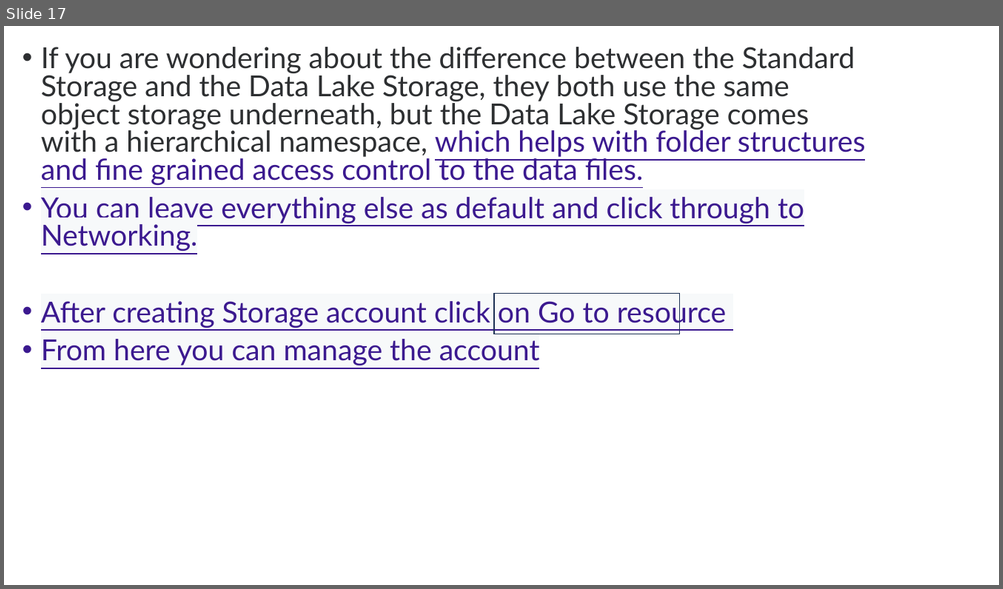
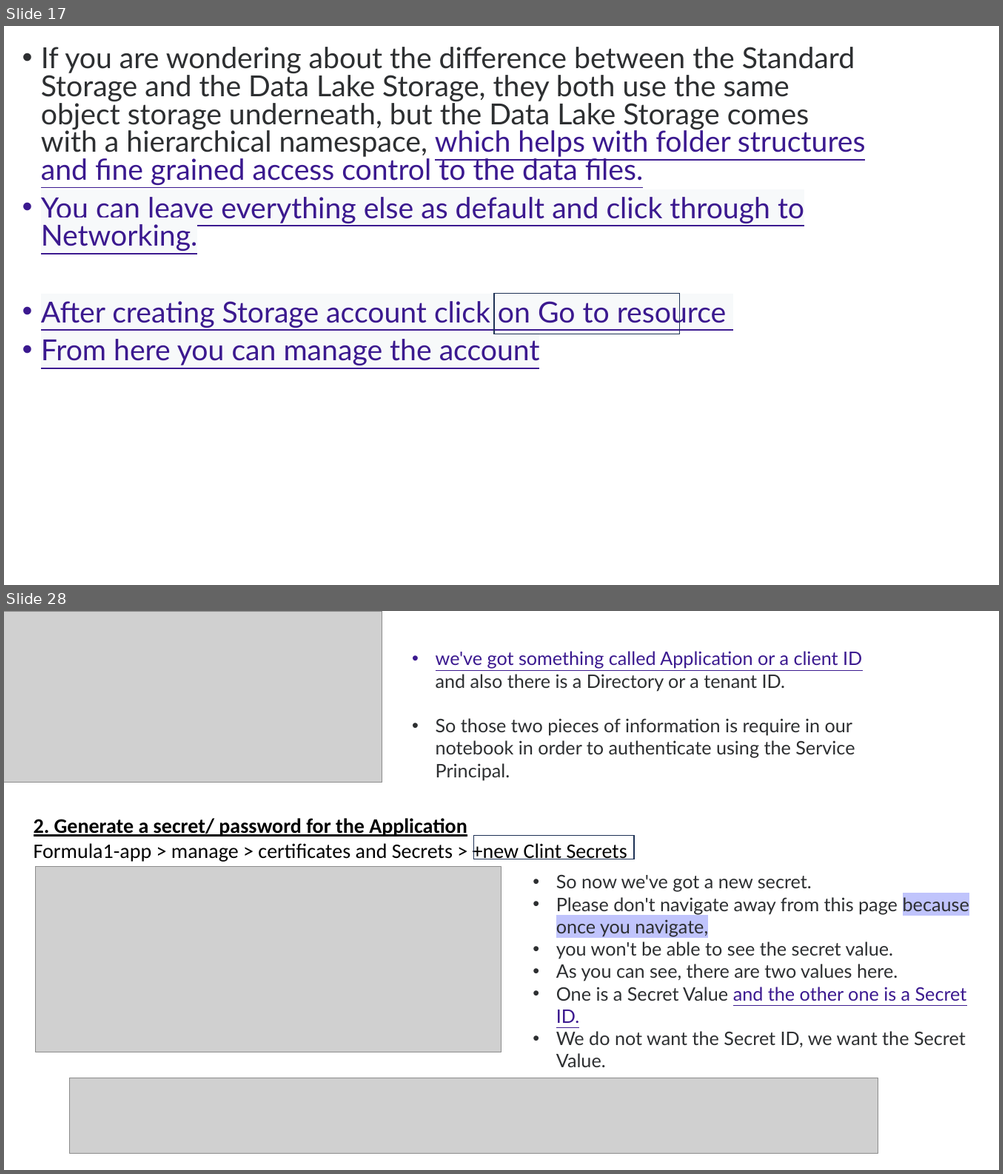
Before and after one commit to Hamza20203064/QuantumFlow-Databricks-ETL, a slide deck: Azure Databricks.pptx. Shown one above the other, each under a label of ours: slide 17 before the commit, slides 17 and 28 after it; the slides between them are not shown. The pictures are 1003x589 and 1003x1174 pixels, drawn with LibreOffice and Linux fonts; fonts in the diff are those of the drawing; grey boxes stand for pictures. Boxes give left, top, right and bottom in pixels: in the first picture for what was removed or moved away, otherwise in the second. Text is boxed around its words. In the diff, an @@ line names an element or a change of style, - is before the commit and + after.

```diff
--- a/Azure Databricks.pptx
+++ b/Azure Databricks.pptx
@@ slide 28 added at (x1=4, y1=611, x2=999, y2=1170), background #FFFFFF @@
@@ picture added at (x1=4, y1=611, x2=382, y2=783) @@
@@ text added at (x1=435, y1=651, x2=862, y2=780), 18 pt, text #2D2F31 @@
+• we've got something called Application or a client ID and also there is a Directory or a tenant ID.
+• So those two pieces of information is require in our notebook in order to authenticate using the Service Principal.
@@ text added at (x1=34, y1=818, x2=627, y2=862), 20 pt, text #000000 @@
+2. Generate a secret/ password for the Application
+Formula1-app > manage > certificates and Secrets > +new Clint Secrets
@@ rectangle added at (x1=474, y1=835, x2=634, y2=860), outline #1E3256 1 pt @@
@@ picture added at (x1=35, y1=867, x2=501, y2=1052) @@
@@ text added at (x1=556, y1=874, x2=969, y2=1068), 18 pt, text #2D2F31 @@
+• So now we've got a new secret.
+• Please don't navigate away from this page because once you navigate,
+• you won't be able to see the secret value.
+• As you can see, there are two values here.
+• One is a Secret Value and the other one is a Secret ID.
+• We do not want the Secret ID, we want the Secret Value.
@@ picture added at (x1=70, y1=1079, x2=878, y2=1154) @@
```
Also in this commit, not shown: 4 slides changed, 32 other slides added, 22 other files.
